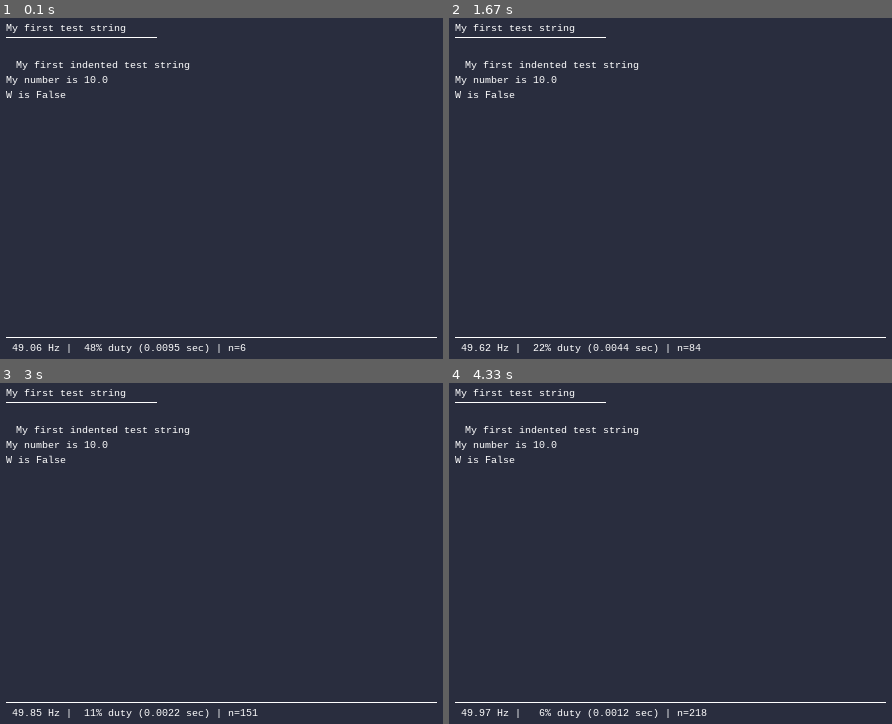
Above: before the commit, frames 1-4 (two rows, left to right).
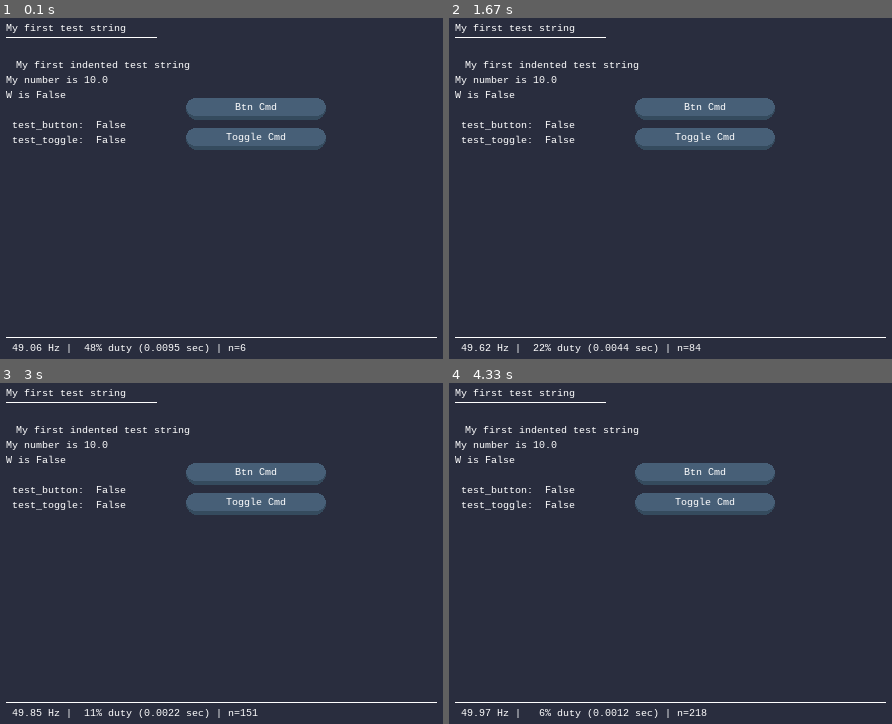
Above: after the commit, the same moments.

Repository: bgeiger99/lib_pytools
Game: pygame game, started from simple_pygame_display.py
The game is run twice, just before and just after one commit, with the same random seed, the same clock (stepped at 60 frames per second) and the same inputs.
Inputs (mouse positions are in pixels of both pictures, inside the frame that each line leads up to):
- Up to frame 1 (0.1 s): no input
- Up to frame 2 (1.67 s): press the mouse at (705, 106) at 0.87 s; move the mouse to (635, 113) at 0.97 s; release the mouse at (564, 116) at 1.1 s
- Up to frame 3 (3 s): press the mouse at (256, 502) at 1.7 s; move the mouse to (234, 591) at 1.8 s; release the mouse at (208, 679) at 1.93 s; press the mouse at (256, 502) at 2.03 s; move the mouse to (168, 468) at 2.13 s; release the mouse at (84, 434) at 2.27 s; press the mouse at (256, 502) at 2.37 s; move the mouse to (199, 587) at 2.47 s; release the mouse at (141, 676) at 2.6 s; press the mouse at (256, 502) at 2.7 s; move the mouse to (323, 488) at 2.8 s; release the mouse at (389, 475) at 2.93 s
- Up to frame 4 (4.33 s): press the mouse at (705, 502) at 3.03 s; move the mouse to (626, 580) at 3.13 s; release the mouse at (550, 659) at 3.27 s; press the mouse at (705, 502) at 3.37 s; move the mouse to (763, 577) at 3.47 s; release the mouse at (821, 652) at 3.6 s; press the mouse at (705, 502) at 3.7 s; move the mouse to (745, 543) at 3.8 s; release the mouse at (790, 580) at 3.93 s; press the mouse at (705, 502) at 4.03 s; move the mouse to (612, 485) at 4.13 s; release the mouse at (519, 464) at 4.27 s

The runs differ from the first frame. In frame 1, 4.3% of the frame differs, in the area x 2-74%, y 23-39%; in frame 2, 4.3%; in frame 3, 4.3%; in frame 4, 4.3%.

Commit message:
Add buttons to simple_pygame_display

Diff:
--- a/simple_pygame_display.py
+++ b/simple_pygame_display.py
@@ -53,7 +53,7 @@
     -- or --
     https://github.com/bgeiger99/lib_pytools
 """
-__version__ = '1.1.0'  # see http://gitlab/gitlab/reference/lib_pytools for the latest version
+__version__ = '1.2.0'  # see http://gitlab/gitlab/reference/lib_pytools for the latest version
 
 
 
@@ -68,6 +68,7 @@
 BLACK = pygame.Color('black')
 WHITE = pygame.Color('white')
 GREEN = pygame.Color('green')
+YELLOW = pygame.Color('yellow')
 RED = pygame.Color('red')
 DARKBLU = pygame.Color(41,45,62,1)
 
@@ -115,6 +116,135 @@
 
     def unindent(self):
         self.x -= 10
+
+#%%
+class Button:
+    def __init__(self,screen,gui_font,text,text_pressed,width,height,pos,elevation,is_toggle=False,callback=None):
+        """Implement a simple button (momentary or toggle). Refer to BaseSimpleDisplay.add_button for usage."""
+
+        self.screen = screen
+        self.gui_font = gui_font
+
+        #Core attributes
+        self.pressed = False
+        self.changed_to_pressed = False
+        self.changed_to_unpressed = False
+        self.elevation = elevation
+        self.dynamic_elecation = elevation
+        self.original_y_pos = pos[1]
+        self.callback = callback
+
+        self._normal_color = '#475F77'
+        self._hover_color = '#D74B4B'
+        self._pressed_color = '#8a6a00'
+        self._shadow_color = '#354B5E'
+
+        self._is_toggle = is_toggle
+
+        self._prev_click = pygame.mouse.get_pressed()[0]
+
+        # top rectangle
+        self.top_rect = pygame.Rect(pos,(width,height))
+        self.top_color = self._normal_color
+        self.text_pressed = text_pressed
+        # bottom rectangle
+        self.bottom_rect = pygame.Rect(pos,(width,height))
+        self.bottom_color = self._shadow_color
+        #text
+        self.text = text
+        self.text_surf = gui_font.render(text,True,'#FFFFFF')
+        self.text_rect = self.text_surf.get_rect(center = self.top_rect.center)
+
+    def change_text(self, newtext):
+        self.text_surf = self.gui_font.render(newtext, True,'#FFFFFF')
+        self.text_rect = self.text_surf.get_rect(center = self.top_rect.center)
+
+    def draw(self):
+
+        if self._is_toggle:
+            self.check_click_toggle()
+        else:
+            self.check_click()
+
+        # elevation logic
+        self.top_rect.y = self.original_y_pos - self.dynamic_elecation
+        self.text_rect.center = self.top_rect.center
+
+        self.bottom_rect.midtop = self.top_rect.midtop
+        self.bottom_rect.height = self.top_rect.height + self.dynamic_elecation
+
+        pygame.draw.rect(self.screen,self.bottom_color, self.bottom_rect,border_radius = 12)
+        pygame.draw.rect(self.screen,self.top_color, self.top_rect,border_radius = 12)
+        self.screen.blit(self.text_surf, self.text_rect)
+
+    def check_click_toggle(self):
+        self.changed_to_pressed = False
+        self.changed_to_unpressed = False
+        mouse_pos = pygame.mouse.get_pos()
+        if self.top_rect.collidepoint(mouse_pos):
+            self.top_color = self._hover_color
+            mouse_left_click = pygame.mouse.get_pressed()[0]
+            if mouse_left_click:
+                self.dynamic_elecation = 0
+                if not self._prev_click:
+                    # user just clicked, toggle pressed state
+                    self.pressed = not self.pressed
+
+                    if self.pressed:
+                        print('button toggled')
+                        self.changed_to_pressed = True
+                        if self.text_pressed:
+                            self.change_text(f"{self.text_pressed}")
+                        if self.callback:
+                            self.callback()
+            else:
+                if self.pressed:
+                    self.dynamic_elecation = self.elevation - 2
+                else:
+                    self.dynamic_elecation = self.elevation
+
+            if self._prev_click and not mouse_left_click and not self.pressed:
+                self.changed_to_unpressed = True
+                print('button released')
+            self._prev_click = mouse_left_click
+
+        else:
+            if self.pressed:
+                self.top_color = self._pressed_color
+                self.dynamic_elecation = self.elevation - 2
+                if self.text_pressed:
+                    self.change_text(f"{self.text_pressed}")
+            else:
+                self.top_color = self._normal_color
+                self.dynamic_elecation = self.elevation
+                self.change_text(self.text)
+
+
+    def check_click(self):
+        self.changed_to_pressed = False
+        self.changed_to_unpressed = False
+        mouse_pos = pygame.mouse.get_pos()
+        if self.top_rect.collidepoint(mouse_pos):
+            self.top_color = self._hover_color
+            if pygame.mouse.get_pressed()[0]:
+                self.changed_to_pressed = not self.pressed
+                self.dynamic_elecation = 0
+                self.pressed = True
+                if self.text_pressed:
+                    self.change_text(f"{self.text_pressed}")
+            else:
+                self.changed_to_unpressed = self.pressed
+                self.dynamic_elecation = self.elevation
+                if self.pressed == True:
+                    if self.callback:
+                        self.callback()
+                    self.pressed = False
+                    self.change_text(self.text)
+        else:
+            self.pressed = False
+            self.change_text(self.text)
+            self.dynamic_elecation = self.elevation
+            self.top_color = self._normal_color
 
 #%%
 class BaseSimpleDisplay:
@@ -194,6 +324,8 @@
         self.rate=fps_desired
         self.smoothing_frames = 2
 
+        self.buttons = {}
+
     def loop_controller(self):
         """ I might change this later but this was the easy way to eliminate putting
         run_at_top_of_loop() and run_at_bottom_of_loop in user's GUI code"""
@@ -227,6 +359,10 @@
         # above this, or they will be erased with this command.
         self.screen.fill(self.BGCOLOR)
         self.textPrint.reset()
+
+        # Update buttons
+        for btn in self.buttons.values():
+            btn.draw()
 
         self.loop_ctrl_flag = True # true so that run_at_bottom_of_loop is called next time.
 
@@ -266,7 +402,7 @@
         # which is 1000/11 = 90.0 Hz. Therefore, to get 100 fps, request just over 100 (such as 100.1) and
         # the tick will result in a minimum frame time of 10 msec.
         self.clock.tick(self.fps_desired)
-        # self.clock.sleep() # see note above at self.clock
+        # self.clock.sleep_win_kernel_periodic() # see note above at self.clock
 
 
 
@@ -297,6 +433,10 @@
     def draw_rect(self,color,pos,width=0,border_radius=0):
         pygame.draw.rect(self.screen, pygame.Color(color), pos, width=width,border_radius=border_radius)
 
+    def add_button(self,name,text,text_pressed,width,height,pos,elevation,is_toggle=False,callback=None):
+        self.buttons[name] = Button(self.screen,self.textPrint.font,text,text_pressed,width,height,pos,elevation,is_toggle,callback)
+
+
 
 
 pressed_w=False
@@ -311,6 +451,9 @@
                                fontsize=11,
                               )
 
+    simdsp.add_button('test_button',   'Btn Cmd',None,140,18,(190,90),4)
+    simdsp.add_button('test_toggle',   'Toggle Cmd',None,140,18,(190,120),4,is_toggle=True)
+
     while simdsp.loop_controller():
         # this loop will run at 25 FPS
 
@@ -337,6 +480,9 @@
         var1=10.
         simdsp.tprint(f"My number is {var1}")
         simdsp.tprint(f"W is {pressed_w}")
+        simdsp.newline()
+        simdsp.tprint(f" test_button:  {simdsp.buttons['test_button'].pressed}")
+        simdsp.tprint(f" test_toggle:  {simdsp.buttons['test_toggle'].pressed}")
 
 
     simdsp.close()
